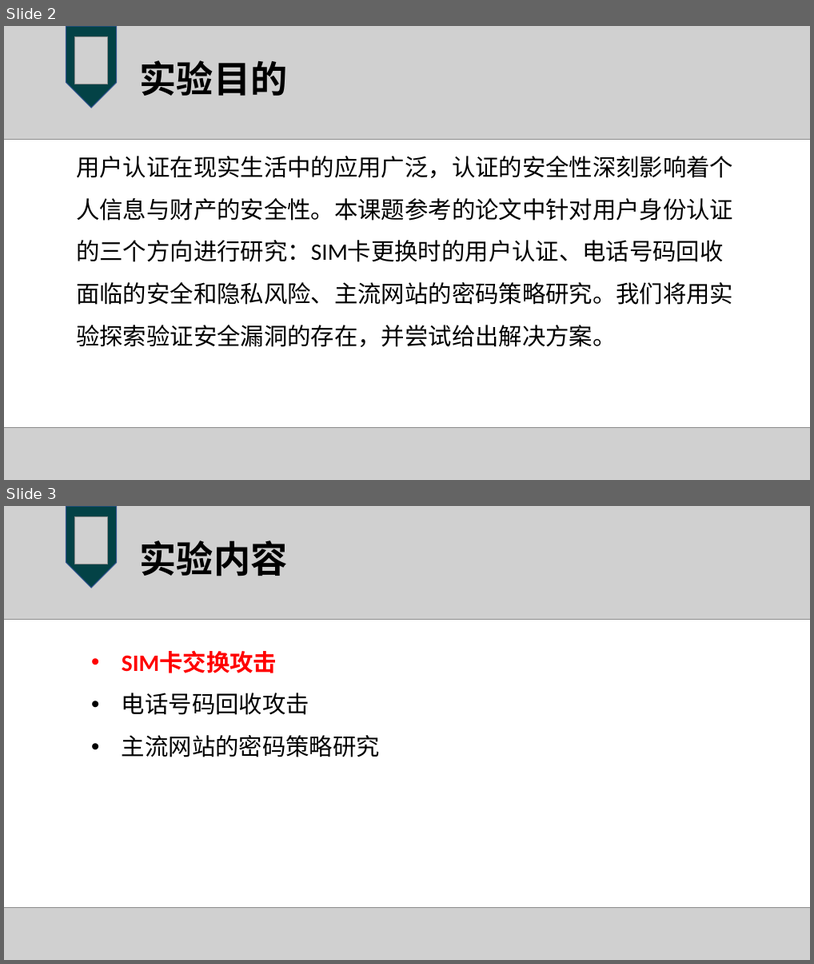
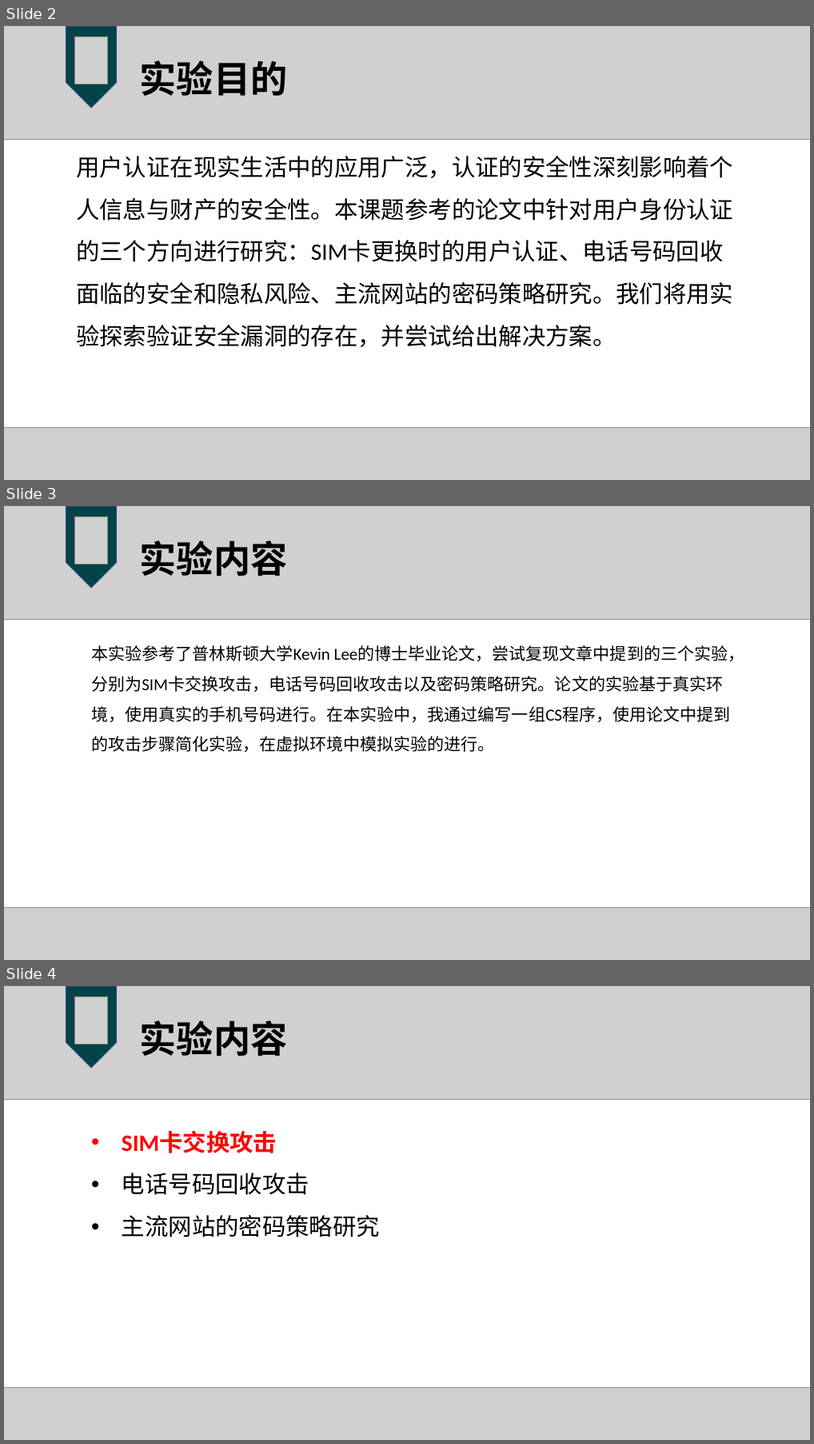
Before and after one commit to Minusigma/UserAuthentication, a slide deck: report/User Authentication Report.pptx. Shown one above the other, each under a label of ours: slides 2 and 3 before the commit, slides 2, 3 and 4 after it. The pictures are 814x964 and 814x1444 pixels, drawn with LibreOffice and Linux fonts; fonts in the diff are those of the drawing; grey boxes stand for pictures. Boxes give left, top, right and bottom in pixels: in the first picture for what was removed or moved away, otherwise in the second. Text is boxed around its words. In the diff, an @@ line names an element or a change of style, - is before the commit and + after.

```diff
--- a/report/User Authentication Report.pptx
+++ b/report/User Authentication Report.pptx
@@ slide 3 added at box(4, 506, 810, 960), background #FFFFFF @@
@@ picture added at box(4, 506, 810, 619) @@
@@ pentagon arrow added at box(66, 506, 117, 588), fill #034246, outline #325491 1 pt @@
@@ picture added at box(75, 517, 108, 564) @@
@@ title added at box(140, 540, 288, 576), 44 pt, text #000000, bold @@
+实验内容
@@ text added at box(91, 645, 746, 752), 20 pt, text #000000 @@
+本实验参考了普林斯顿大学Kevin Lee的博士毕业论文，尝试复现文章中提到的三个实验，分别为SIM卡交换攻击，电话号码回收攻击以及密码策略研究。论文的实验基于真实环境，使用真实的手机号码进行。在本实验中，我通过编写一组CS程序，使用论文中提到的攻击步骤简化实验，在虚拟环境中模拟实验的进行。
@@ picture added at box(4, 907, 810, 960) @@
@@ what was slide 3 is now slide 4 @@
```
Also in this commit, not shown: 1 other slide added, 1 other file.
